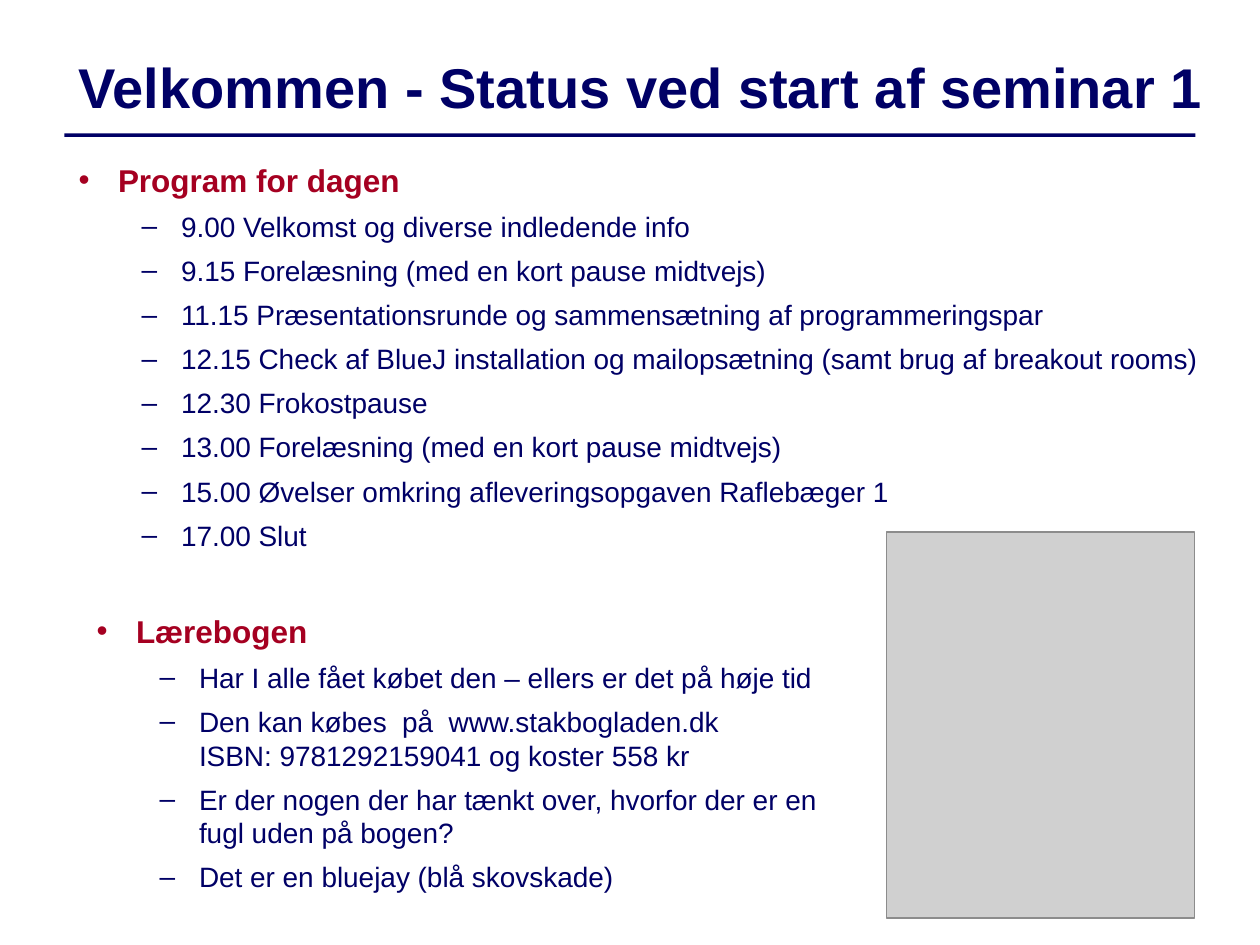
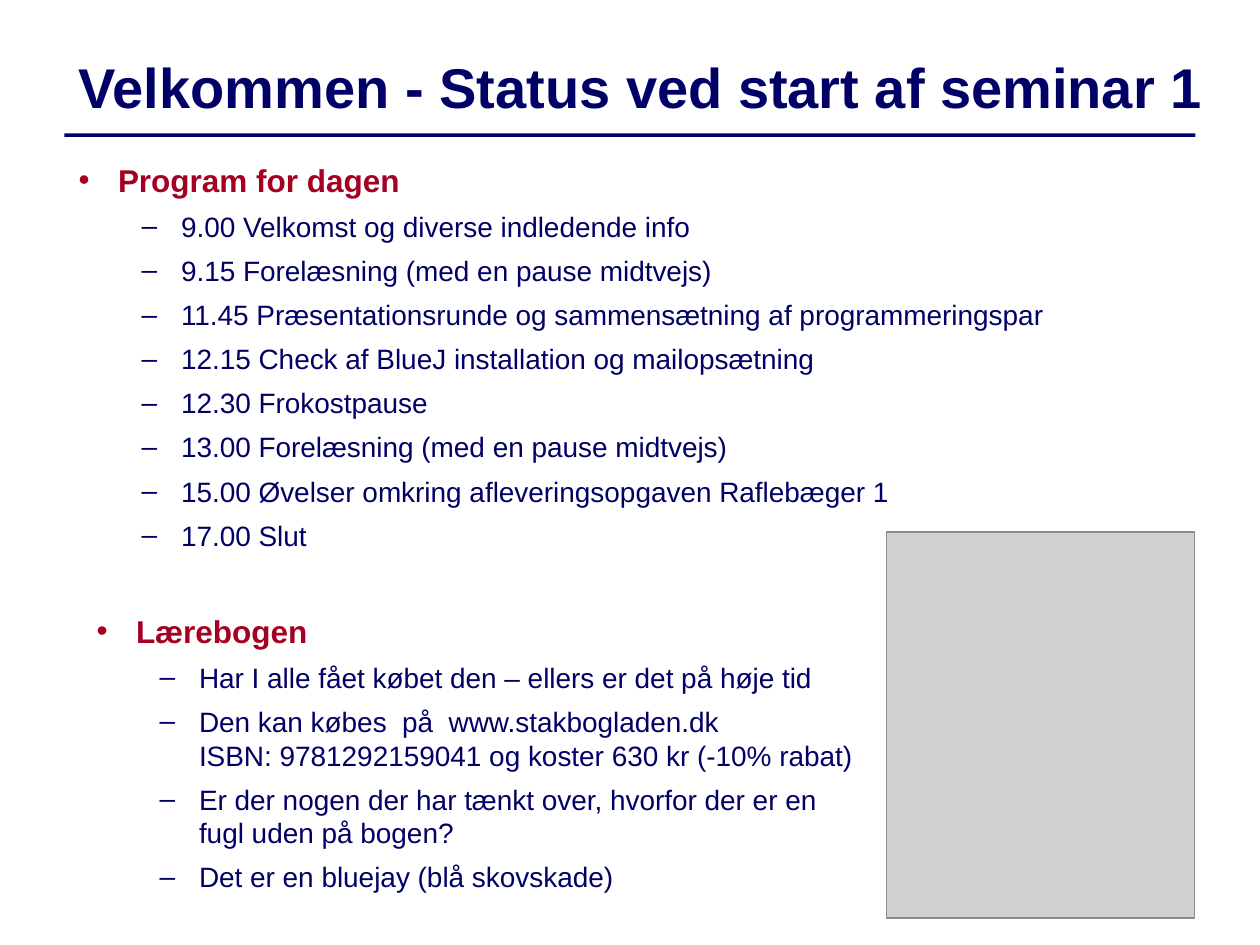
Before and after one commit to IntProgAU/Materiale, a slide deck: slide 1 of web/g22/status/Status1.pptx. Drawn at 1260x945 pixels with LibreOffice and Linux fonts; fonts in the diff are those of the drawing; grey boxes stand for pictures. Boxes give left, top, right and bottom in pixels: in the first picture for what was removed or moved away, otherwise in the second. Text is boxed around its words. In the diff, an @@ line names an element or a change of style, - is before the commit and + after.

```diff
--- a/web/g22/status/Status1.pptx
+++ b/web/g22/status/Status1.pptx
@@ text at (x1=181, y1=260, x2=1043, y2=374): text changed @@
-  – 9.15 Forelæsning (med en kort pause midtvejs)
-  – 11.15 Præsentationsrunde og sammensætning af programmeringspar
-  – 12.15 Check af BlueJ installation og mailopsætning (samt brug af breakout rooms)
+  – 9.15 Forelæsning (med en pause midtvejs)
+  – 11.45 Præsentationsrunde og sammensætning af programmeringspar
+  – 12.15 Check af BlueJ installation og mailopsætning
@@ text at (x1=181, y1=436, x2=727, y2=463): text changed @@
-  – 13.00 Forelæsning (med en kort pause midtvejs)
+  – 13.00 Forelæsning (med en pause midtvejs)
@@ text at (x1=199, y1=710, x2=852, y2=771): text changed @@
-  – Den kan købes på www.stakbogladen.dk
-    ISBN: 9781292159041 og koster 558 kr
+  – Den kan købes på www.stakbogladen.dk
+    ISBN: 9781292159041 og koster 630 kr (-10% rabat)
```
Also in this commit, not shown: 8 other slides changed, 3 slides added, 2 slides removed.
